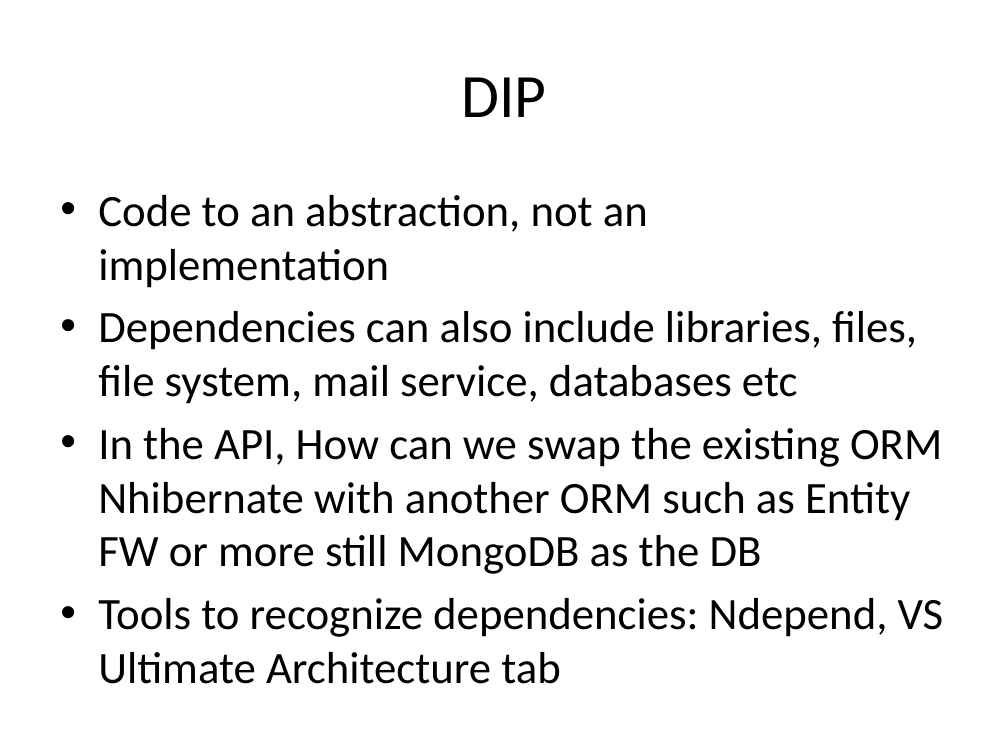
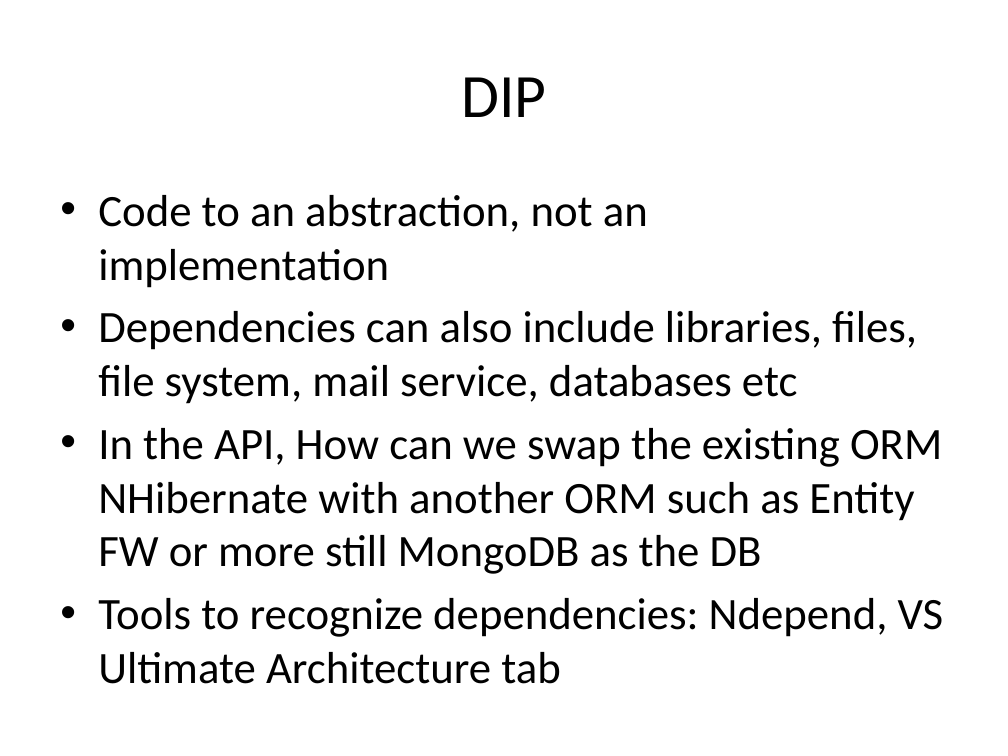
Before and after one commit to sameeri/solid, a slide deck: slide 48 of SOLID Principles of OOD v2.pptx (slide 47 before the commit). Drawn at 1008x756 pixels with LibreOffice and Linux fonts; fonts in the diff are those of the drawing. Boxes give left, top, right and bottom in pixels: in the first picture for what was removed or moved away, otherwise in the second. Text is boxed around its words. In the diff, an @@ line names an element or a change of style, - is before the commit and + after.

```diff
--- a/SOLID Principles of OOD v2.pptx
+++ b/SOLID Principles of OOD v2.pptx
@@ text at <box>98,428,942,574</box>: text changed @@
-• In the API, How can we swap the existing ORM Nhibernate with another ORM such as Entity FW or more still MongoDB as the DB
+• In the API, How can we swap the existing ORM NHibernate with another ORM such as Entity FW or more still MongoDB as the DB
```
Also in this commit, not shown: 3 slides added, 1 slide removed.
